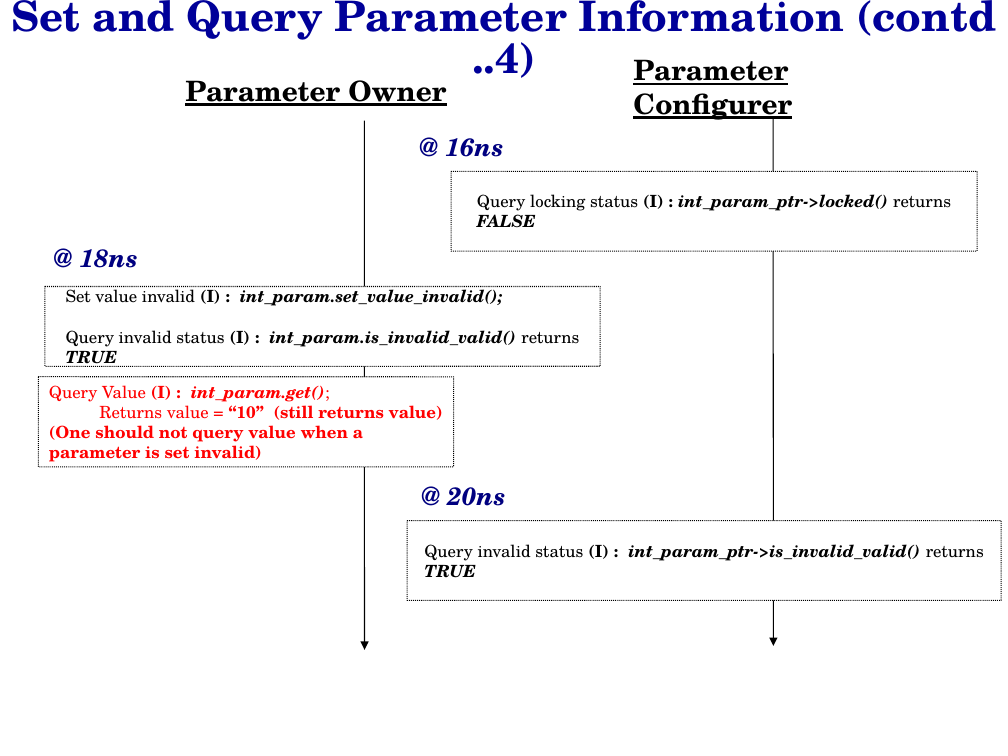
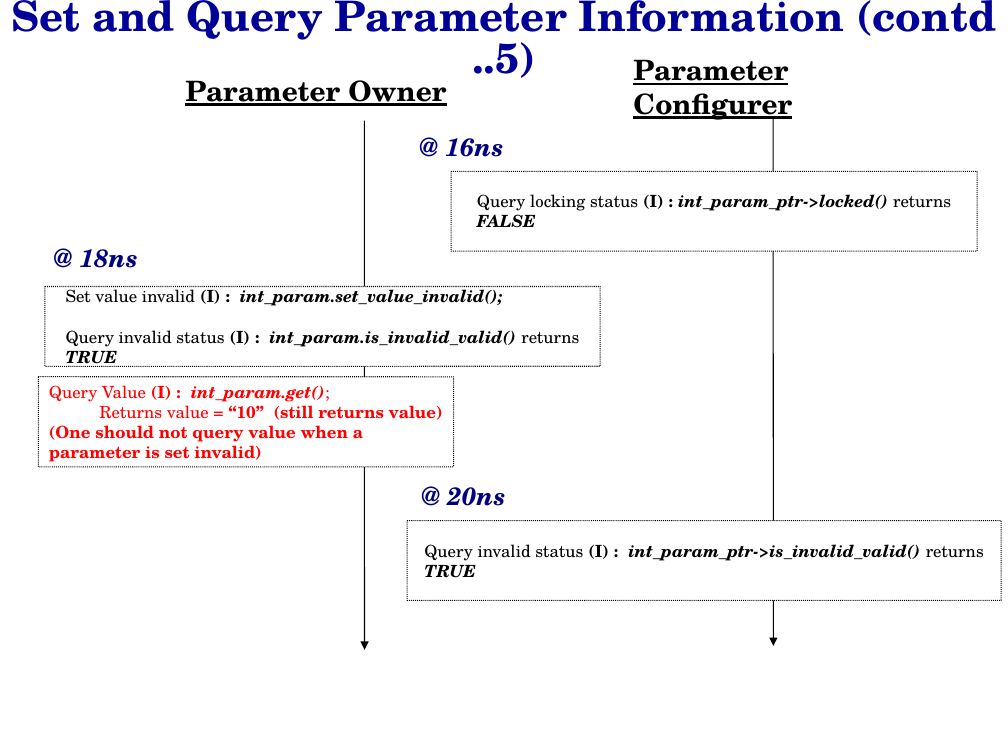
Before and after one commit to accellera-official/cci, a slide deck: slide 8 of examples/ex7_Parameter_Information/docs/ex7_Parameter_Information.ppt (slide 7 before the commit). Drawn at 1008x756 pixels with LibreOffice and Linux fonts; fonts in the diff are those of the drawing; background and template pictures are left out. Boxes give left, top, right and bottom in pixels: in the first picture for what was removed or moved away, otherwise in the second. Text is boxed around its words. In the diff, an @@ line names an element or a change of style, - is before the commit and + after.

Commit message:
Updated example#7 : Assigned initial value to the cci-parameter from within the 'sc_main' before the instantiation of the SC_MODULE(s); Re-arranged code a bit;  Read (local) README.txt for further details

```diff
--- a/examples/ex7_Parameter_Information/docs/ex7_Parameter_Information.ppt
+++ b/examples/ex7_Parameter_Information/docs/ex7_Parameter_Information.ppt
@@ text at (11, 0, 996, 78): text changed @@
-Set and Query Parameter Information (contd ..4)
+Set and Query Parameter Information (contd ..5)
```
Also in this commit, not shown: 12 other slides changed, 1 slide added, 5 other files.
